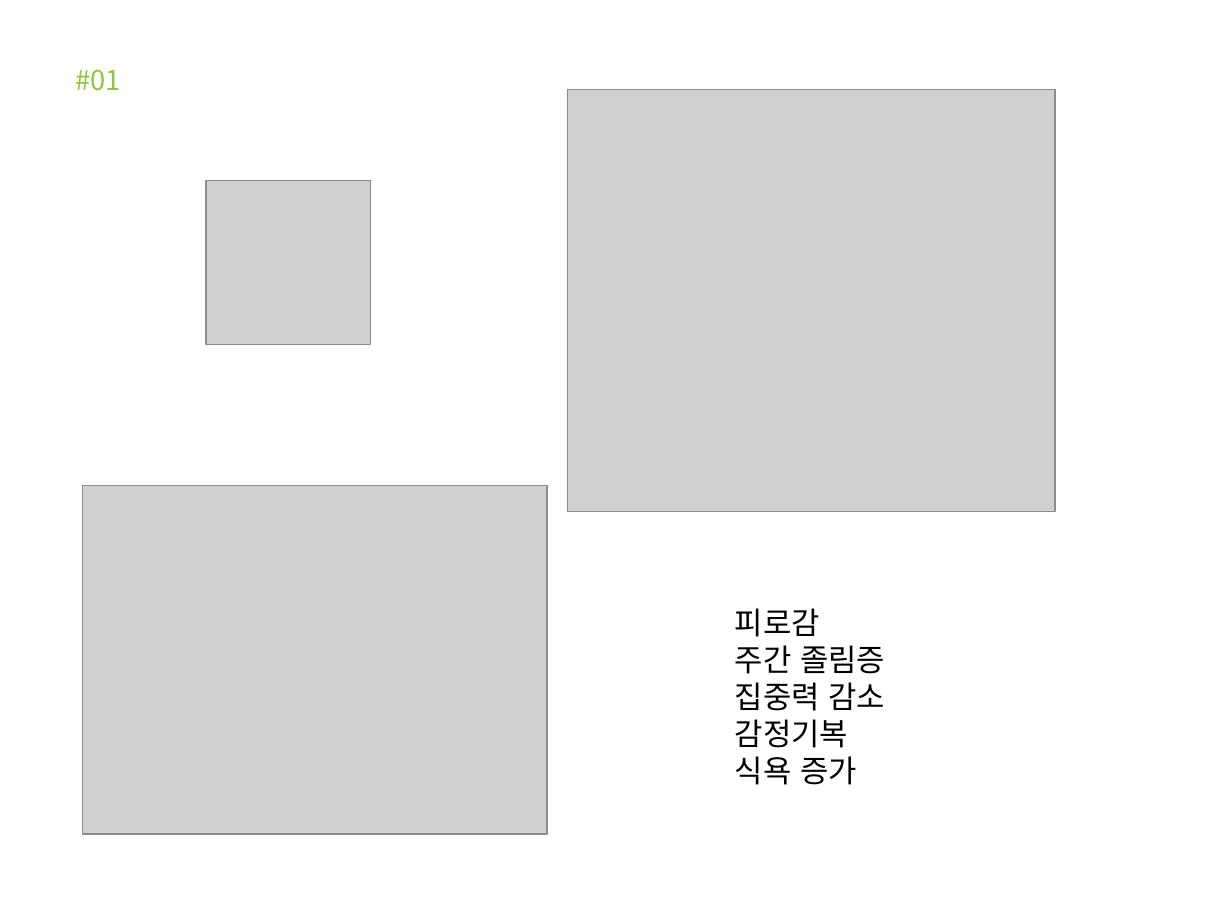
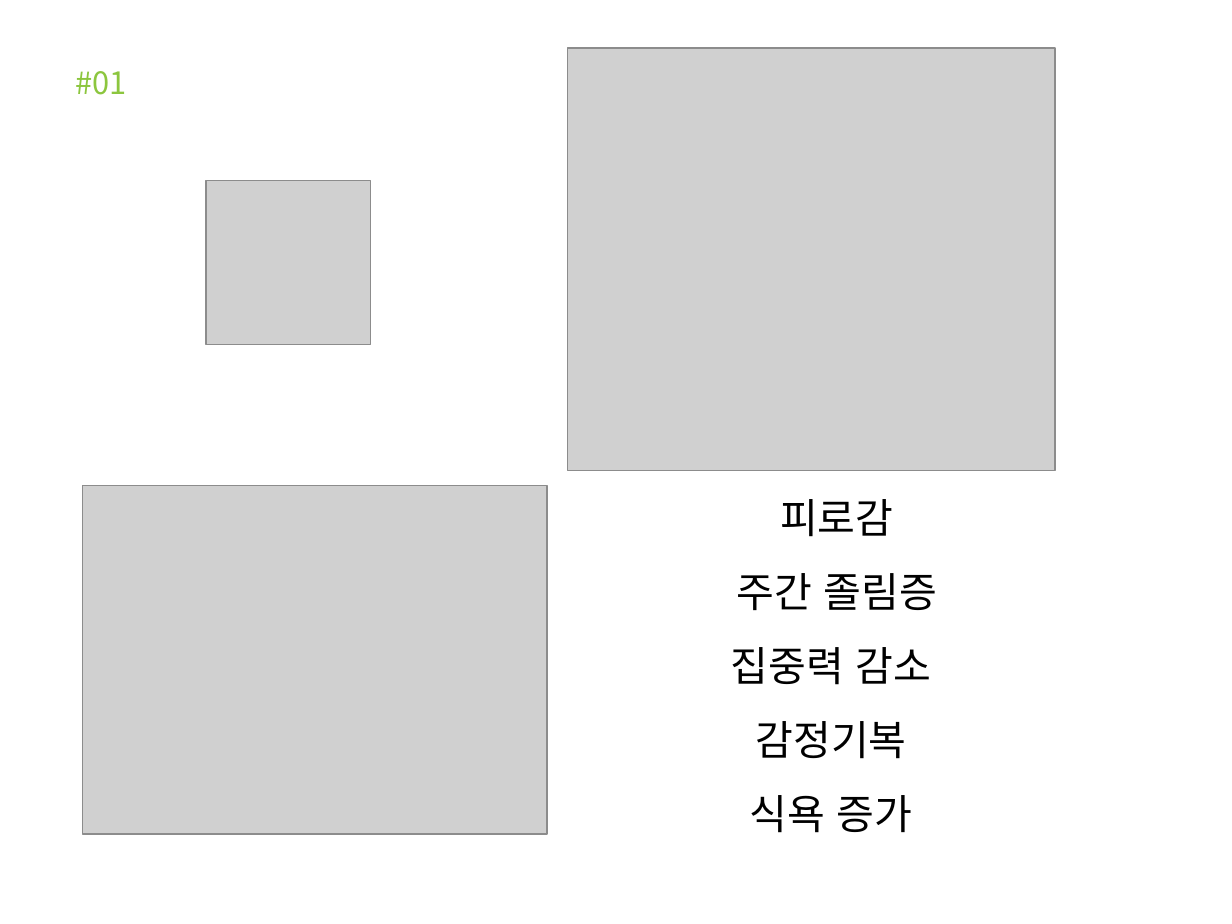
Before and after one commit to headring/Sleeptionary, a slide deck: slide 4 of Meeting log/최종발표(K).pptx. Drawn at 1232x924 pixels with LibreOffice and Linux fonts; fonts in the diff are those of the drawing; grey boxes stand for pictures. Boxes give left, top, right and bottom in pixels: in the first picture for what was removed or moved away, otherwise in the second. Text is boxed around its words. In the diff, an @@ line names an element or a change of style, - is before the commit and + after.

```diff
--- a/Meeting log/최종발표(K).pptx
+++ b/Meeting log/최종발표(K).pptx
@@ text "#01" at [75,71,126,95]: size 16 to 18 pt, font Noto Sans CJK SC to Noto Sans CJK KR @@
@@ picture: place and size @@
-picture at [568,89,1056,511]
+picture at [568,48,1056,471]
@@ text "피로감": place and size @@
-text "피로감" at [735,608,885,785]
+text "피로감" at [731,499,937,833]
@@ text "피로감" at [731,499,937,833]: size 18 to 24 pt, font Calibri to Noto Sans CJK KR; alignment left to centre; line spacing 1 to 1.5 @@
```
Also in this commit, not shown: 13 other slides changed.
